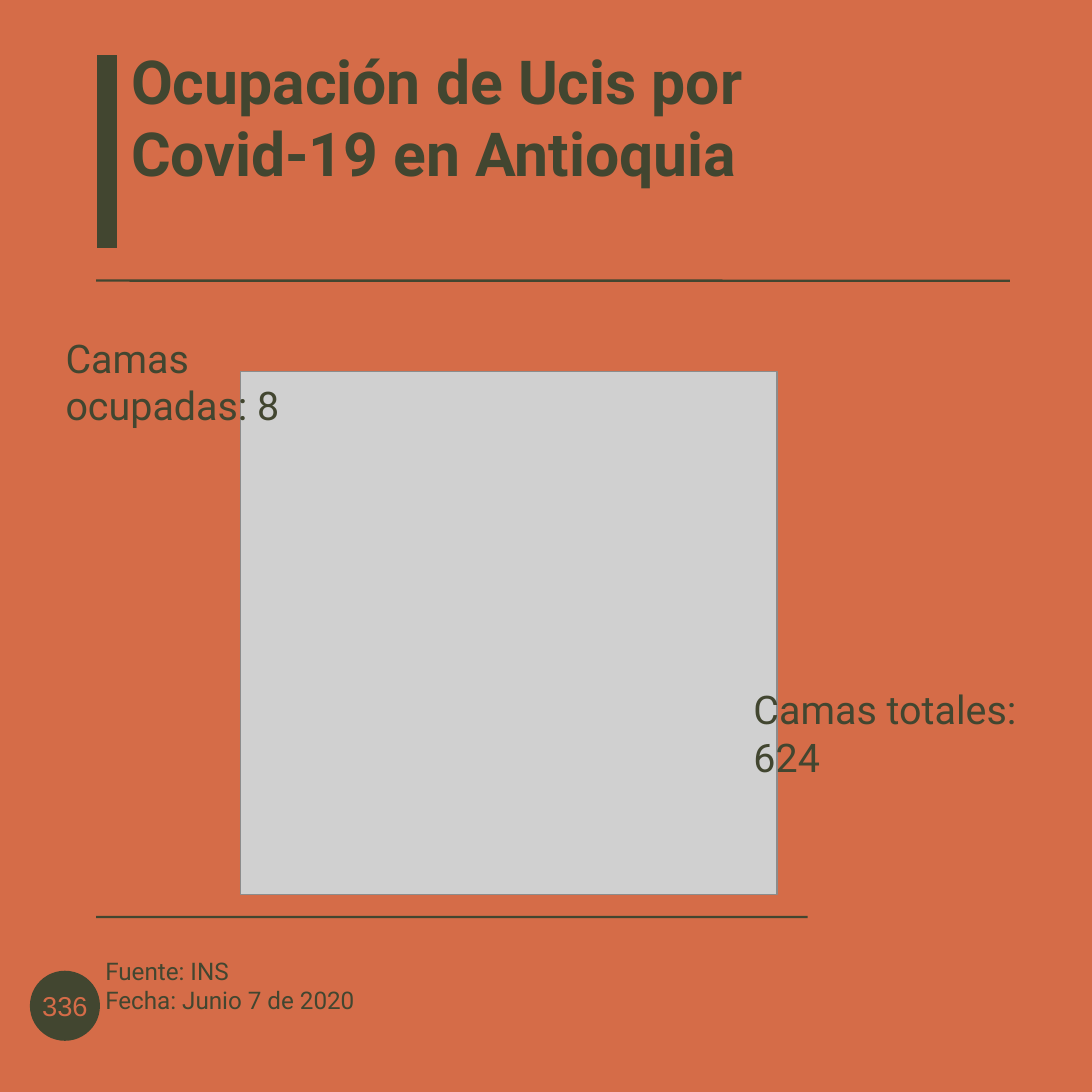
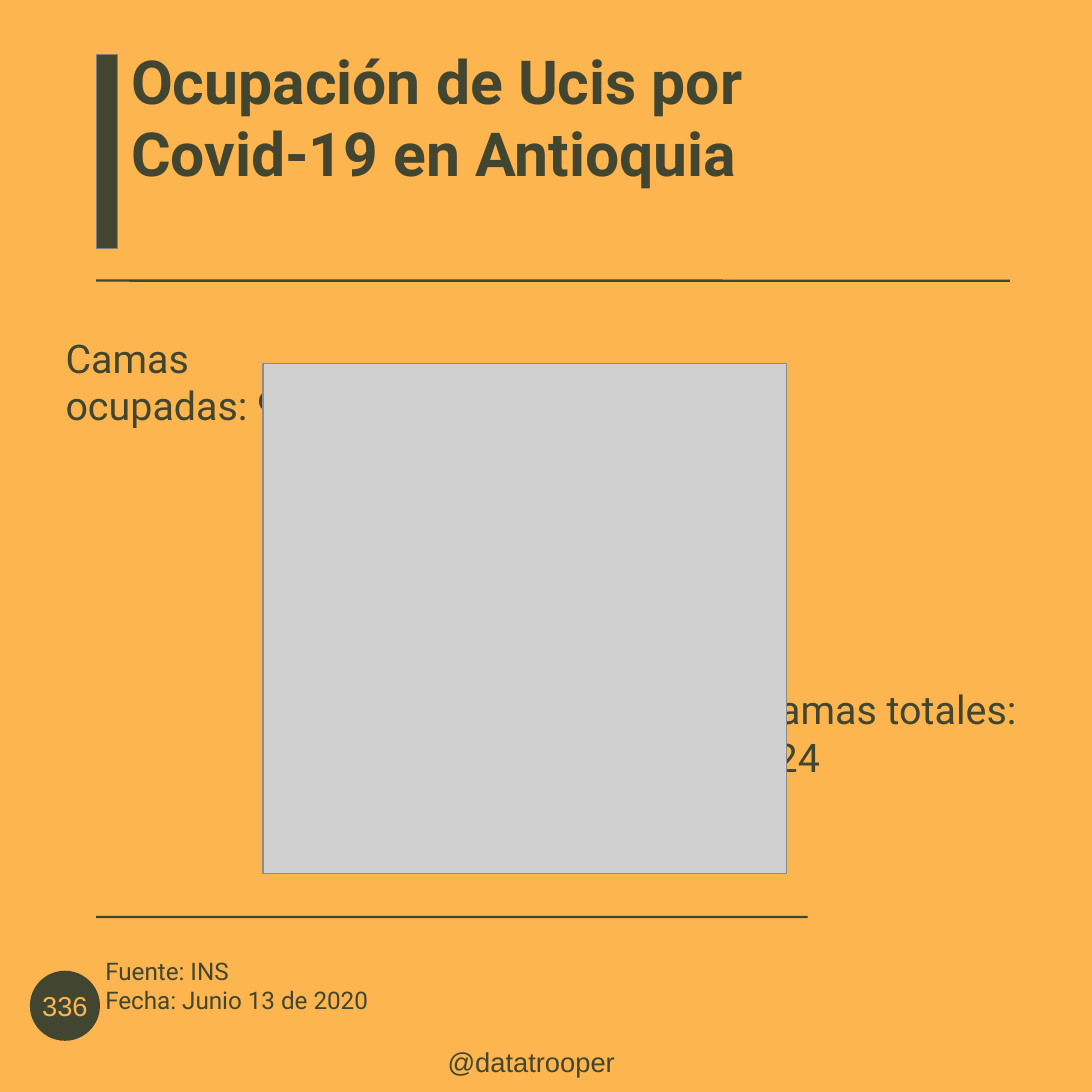
Before and after one commit to datatrooper/instatrooper, a slide deck: slide 5 of styles/covid antioquia.odp (slide 4 before the commit). Drawn at 1092x1092 pixels with LibreOffice and Linux fonts; fonts in the diff are those of the drawing; grey boxes stand for pictures; background and template pictures are left out. Boxes give left, top, right and bottom in pixels: in the first picture for what was removed or moved away, otherwise in the second. Text is boxed around its words. In the diff, an @@ line names an element or a change of style, - is before the commit and + after.

Commit message:
covid antioquia y valle

```diff
--- a/styles/covid antioquia.odp
+++ b/styles/covid antioquia.odp
@@ background #D56C48 to #FDB550 @@
@@ rectangle at (x1=96, y1=55, x2=118, y2=248): outline #D56C48 0 pt to #808080 0 pt @@
@@ title at (x1=66, y1=344, x2=279, y2=430): text changed @@
-Camas ocupadas: 8
+Camas ocupadas: 9
@@ picture resized from (x1=240, y1=371, x2=778, y2=894) to (x1=263, y1=364, x2=786, y2=874) @@
@@ ellipse "336" at (x1=32, y1=973, x2=97, y2=1038): text colour #D56C48 to #FDB550 @@
@@ text at (x1=105, y1=962, x2=368, y2=1009): text changed @@
-Fuente: INS
-Fecha: Junio 7 de 2020
+Fuente: INS
+Fecha: Junio 13 de 2020
@@ text added at (x1=448, y1=1052, x2=615, y2=1077), 18 pt, text #424630 @@
+@datatrooper
```
Also in this commit, not shown: 8 other slides changed, 1 slide added, 7 other files.
